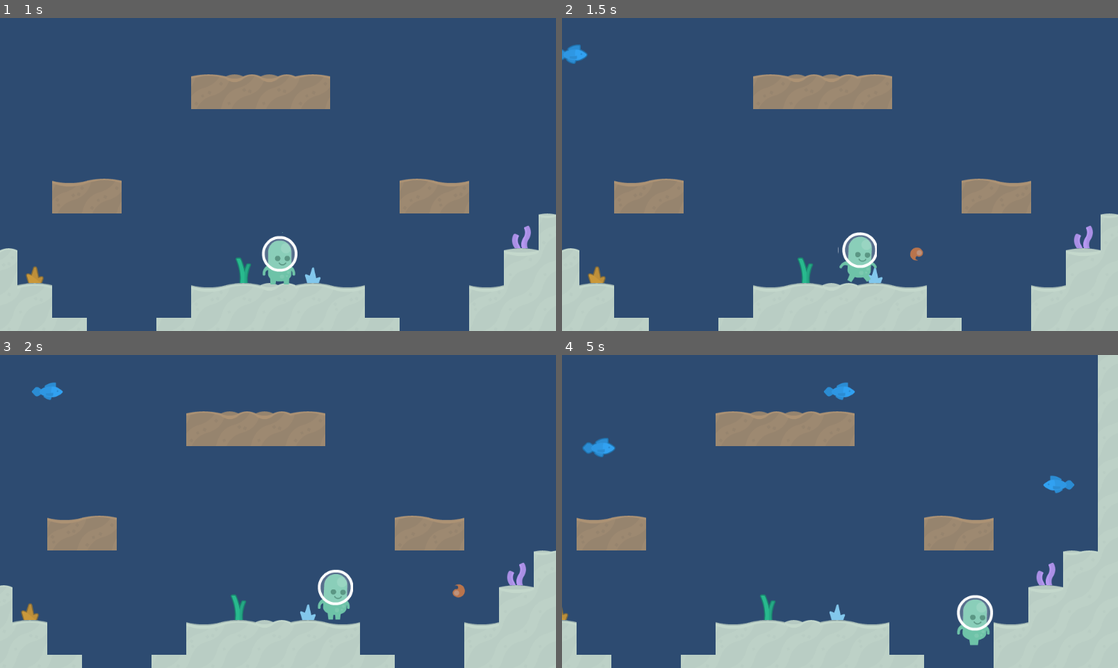
Above: before the commit, frames 1-4 (two rows, left to right).
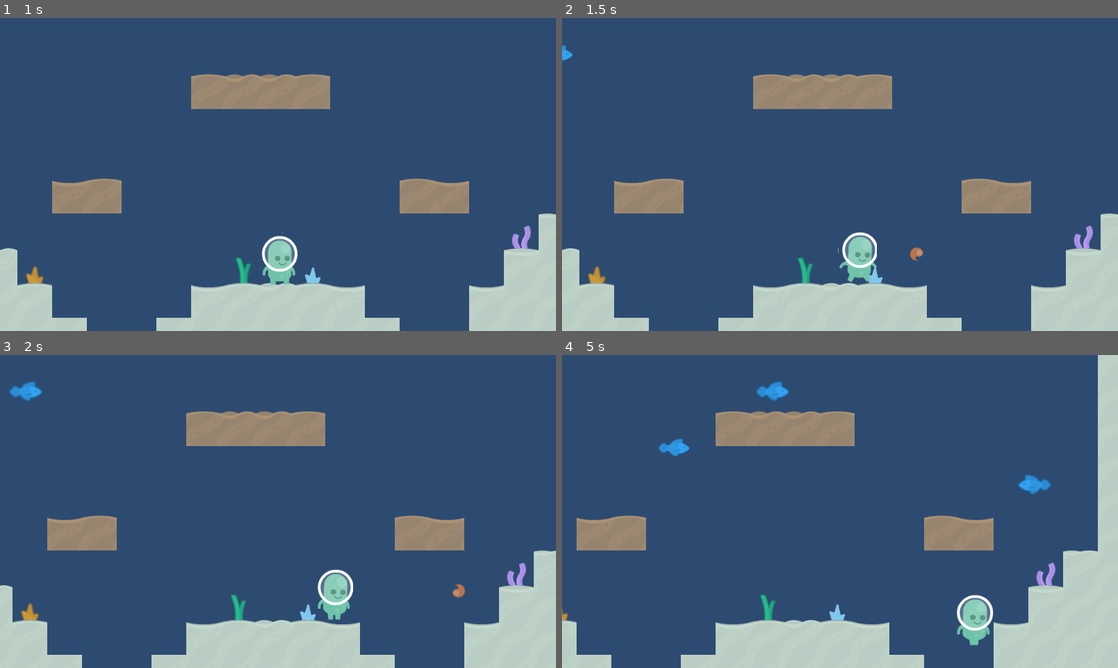
Above: after the commit, the same moments.

Repository: cpvanlue/dive-bug
Game: Godot game, scene res://MainMenu/MainMenu.tscn
Two runs of this game, one before a commit and one after it. Both use one fixed random seed, a clock stepped at 60 frames per second and the inputs below.
Inputs:
- Up to frame 1 (1 s): click "Play" at 0.5 s
- Up to frame 2 (1.5 s): tap Enter (shoot) at 1.25, 1.35 s; hold D (right) from 1.28 s (still down)
- Up to frame 3 (2 s): keep holding D (right)
- Up to frame 4 (5 s): tap Shift (sprint) at 2.1 s; release D (right) at 2.78 s; hold A (left) 2.78-3.53 s; tap Space (swim) at 2.85 s; hold D (right) from 3.53 s (still down); tap Enter (shoot) at 3.6 s; hold Shift (sprint) from 4.28 s (still down)

Frame 1 is identical in both runs. In frame 2, 0.2% of the frame differs, in the area x 0-5%, y 8-15%; in frame 3, 0.4%; in frame 4, 1.2%, in the area x 3-93%, y 8-45%.

Commit message:
Add enemy speed increase at each difficulty increase interval

Diff:
--- a/Enemy/Enemy.gd
+++ b/Enemy/Enemy.gd
@@ -5,12 +5,15 @@
 
 var minSpeed := 75.0
 var maxSpeed := 200.0
-var health := 1
+var health
 var velocity := Vector2.ZERO
 var height := rand_range(0, 640)
 var dir := true
 
-func _init() -> void:
+func init(parameterHealth: int, minimumSpeed: float, maximumSpeed: float) -> KinematicBody2D:
+	health = parameterHealth
+	minSpeed = minimumSpeed
+	maxSpeed = maximumSpeed
 	speed = rand_range(minSpeed, maxSpeed)
 	if randi() % 2:
 		dir = false
@@ -20,6 +23,7 @@
 	else:
 		velocity.x = -speed
 		position = Vector2(1100, height)
+	return self
 
 
 func _physics_process(delta: float) -> void:
--- a/Enemy/Enemy.tscn
+++ b/Enemy/Enemy.tscn
@@ -53,6 +53,7 @@
 [node name="AnimatedSprite" type="AnimatedSprite" parent="."]
 frames = SubResource( 6 )
 animation = "swim"
+frame = 1
 playing = true
 
 [node name="LayerTimer" type="Timer" parent="."]
--- a/Level/Level.gd
+++ b/Level/Level.gd
@@ -2,6 +2,8 @@
 
 
 signal player_eliminated
+
+export var enemyHealth := 1
 
 var spawning := true
 var difficultyIncreasing := true
@@ -12,7 +14,7 @@
 func _process(_delta: float) -> void:
 	difficultyIncrease()
 	if spawning:
-		var enemy = preload("res://Enemy/Enemy.tscn").instance()
+		var enemy = preload("res://Enemy/Enemy.tscn").instance().init(enemyHealth, minEnemySpeed, maxEnemySpeed)
 		if !enemy.dir:
 			enemy.get_child(1).flip_h = true
 		add_child_below_node($TileMap, enemy)
@@ -49,6 +51,8 @@
 func difficultyIncrease() -> void:
 	if difficultyIncreasing:
 		difficultyIncreasing = false
+		minEnemySpeed += 10
+		maxEnemySpeed += 10
 		spawnInterval = spawnInterval * 0.95
 		$DifficultyTimer.start(5); yield($DifficultyTimer, "timeout")
 		difficultyIncreasing = true
--- a/Player/Player.tscn
+++ b/Player/Player.tscn
@@ -15,37 +15,37 @@
 [sub_resource type="AtlasTexture" id=3]
 flags = 4
 atlas = ExtResource( 1 )
-region = Rect2( 0, 96, 72, 96 )
+region = Rect2( 0, 0, 72, 96 )
 
 [sub_resource type="AtlasTexture" id=4]
 flags = 4
 atlas = ExtResource( 1 )
-region = Rect2( 0, 96, 72, 96 )
+region = Rect2( 144, 0, 72, 96 )
 
 [sub_resource type="AtlasTexture" id=5]
 flags = 4
 atlas = ExtResource( 1 )
-region = Rect2( 72, 96, 72, 96 )
+region = Rect2( 72, 0, 72, 96 )
 
 [sub_resource type="AtlasTexture" id=6]
 flags = 4
 atlas = ExtResource( 1 )
-region = Rect2( 0, 0, 72, 96 )
+region = Rect2( 0, 96, 72, 96 )
 
 [sub_resource type="AtlasTexture" id=7]
 flags = 4
 atlas = ExtResource( 1 )
-region = Rect2( 0, 0, 72, 96 )
+region = Rect2( 72, 96, 72, 96 )
 
 [sub_resource type="AtlasTexture" id=8]
 flags = 4
 atlas = ExtResource( 1 )
-region = Rect2( 144, 0, 72, 96 )
+region = Rect2( 0, 0, 72, 96 )
 
 [sub_resource type="AtlasTexture" id=9]
 flags = 4
 atlas = ExtResource( 1 )
-region = Rect2( 72, 0, 72, 96 )
+region = Rect2( 0, 96, 72, 96 )
 
 [sub_resource type="SpriteFrames" id=10]
 animations = [ {
@@ -54,20 +54,20 @@
 "name": "idle",
 "speed": 5.0
 }, {
-"frames": [ SubResource( 3 ), null ],
+"frames": [ SubResource( 3 ), SubResource( 4 ), SubResource( 5 ) ],
 "loop": true,
-"name": "dead",
-"speed": 10.0
+"name": "walk",
+"speed": 8.0
 }, {
-"frames": [ SubResource( 4 ), SubResource( 5 ), SubResource( 6 ) ],
+"frames": [ SubResource( 6 ), SubResource( 7 ), SubResource( 8 ) ],
 "loop": false,
 "name": "swim",
 "speed": 10.0
 }, {
-"frames": [ SubResource( 7 ), SubResource( 8 ), SubResource( 9 ) ],
+"frames": [ SubResource( 9 ), null ],
 "loop": true,
-"name": "walk",
-"speed": 8.0
+"name": "dead",
+"speed": 10.0
 } ]
 
 [sub_resource type="Animation" id=11]
